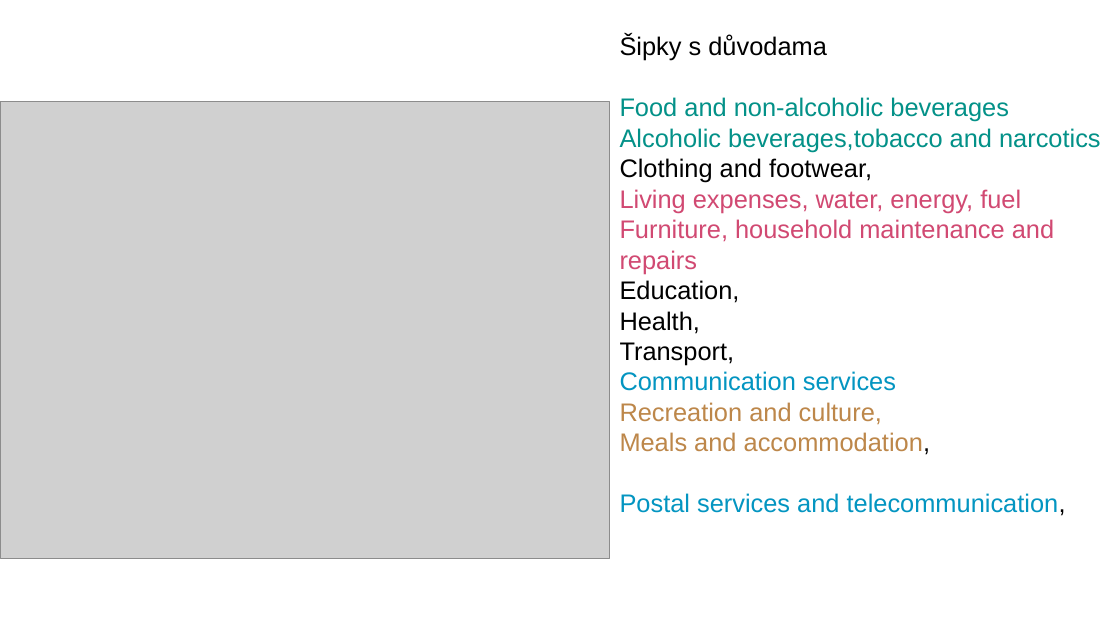
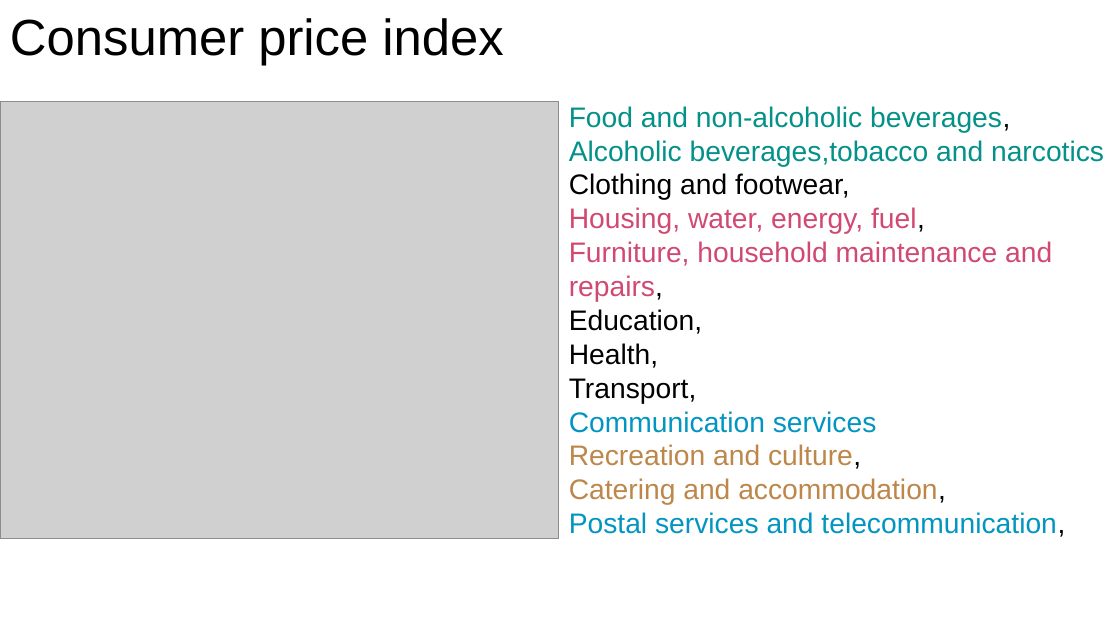
Before and after one commit to xdxdhh/czech_economy_analysis, a slide deck: slide 5 of presentation.odp. Drawn at 1120x630 pixels with LibreOffice and Linux fonts; fonts in the diff are those of the drawing; grey boxes stand for pictures. Boxes give left, top, right and bottom in pixels: in the first picture for what was removed or moved away, otherwise in the second. Text is boxed around its words. In the diff, an @@ line names an element or a change of style, - is before the commit and + after.

```diff
--- a/presentation.odp
+++ b/presentation.odp
@@ text added at box(10, 18, 503, 66), 36 pt, text #000000 @@
+Consumer price index
@@ text "Food and non-alcoholic beverages,": place and size @@
-text "Food and non-alcoholic beverages," at box(620, 35, 1101, 516)
+text "Food and non-alcoholic beverages," at box(569, 106, 1104, 537)
@@ picture: place and size @@
-picture at box(0, 102, 610, 559)
+picture at box(0, 102, 559, 539)
@@ text at box(569, 106, 1010, 133): text changed; size 18 to 20 pt @@
-Šipky s důvodama
-Food and non-alcoholic beverages
+Food and non-alcoholic beverages,
@@ text at box(569, 140, 1104, 537): size 18 to 20 pt in "Alcoholic beverages,tobacco and narcotics", "Clothing and footwear,", "Education,", "Health," and 4 more places; text colour #BD874A to #000000 in "culture," @@
@@ text at box(569, 207, 1052, 302): text changed; size 18 to 20 pt @@
-Living expenses, water, energy, fuel
-Furniture, household maintenance and repairs
+Housing, water, energy, fuel,
+Furniture, household maintenance and repairs,
@@ text at box(569, 478, 946, 505): text changed; size 18 to 20 pt @@
-Meals and accommodation,
+Catering and accommodation,
```
Also in this commit, not shown: 4 other slides changed, 14 slides added, 6 slides removed, 15 other files.
